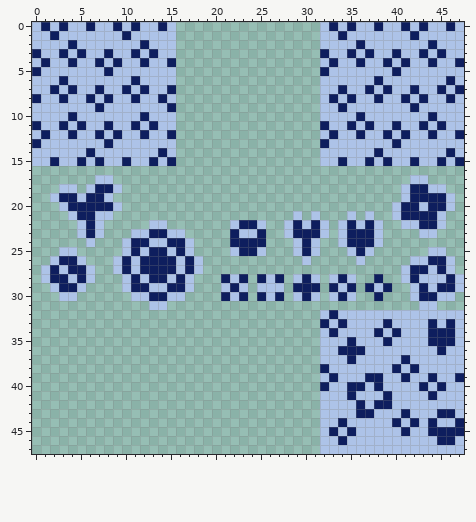
Pixel-art file -- Assets/Aseprite/Flower_Doodles.aseprite. Above, as it was before the edit.
48x48 pixels, 1 frame.
And afterwards:
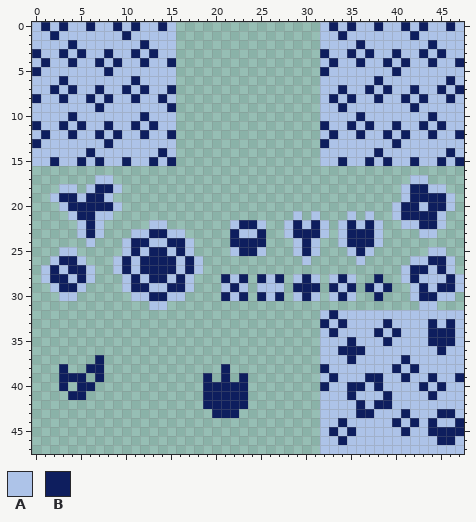
Palette (. is transparent): A #adc3e8  B #0e1e5e
Change:
Layer "Layer 2":
y 37: x 7 . -> B
y 38: x 3 . -> B; x 6..7 .. -> BB; x 21 . -> B
y 39: x 3..5 ... -> BBB; x 7 . -> B; x 19 . -> B; x 21 . -> B; x 23 . -> B
y 40: x 3 . -> B; x 5..6 .. -> BB; x 19..23 ..... -> BBBBB
y 41: x 4..5 .. -> BB; x 19..23 ..... -> BBBBB
y 42: x 19..23 ..... -> BBBBB
y 43: x 20..22 ... -> BBB
Changed places in both pictures, as pixel boxes (x1, y1, x2, y2):
added: (59, 355, 104, 400)
added: (203, 364, 248, 418)
